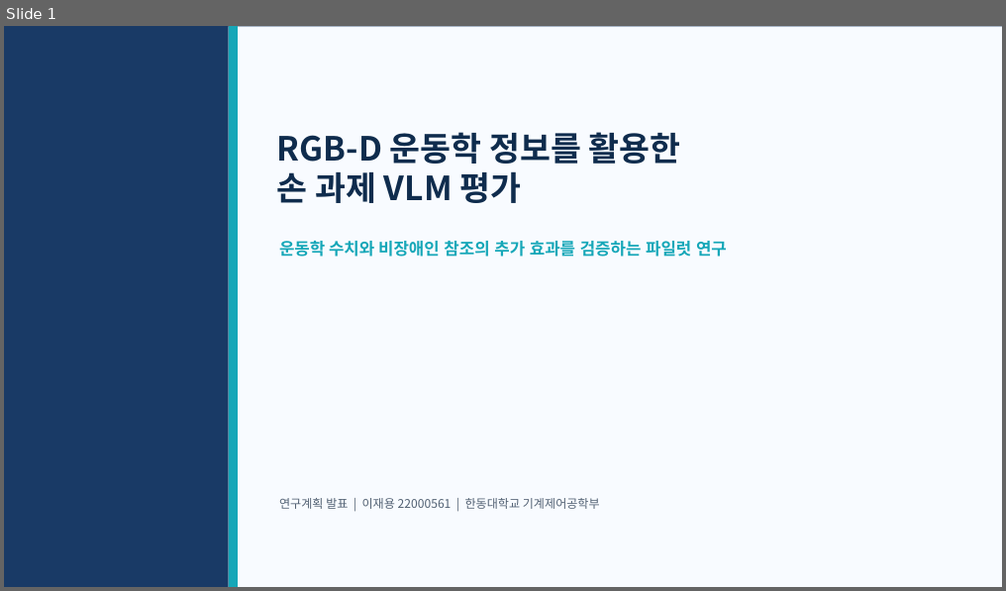
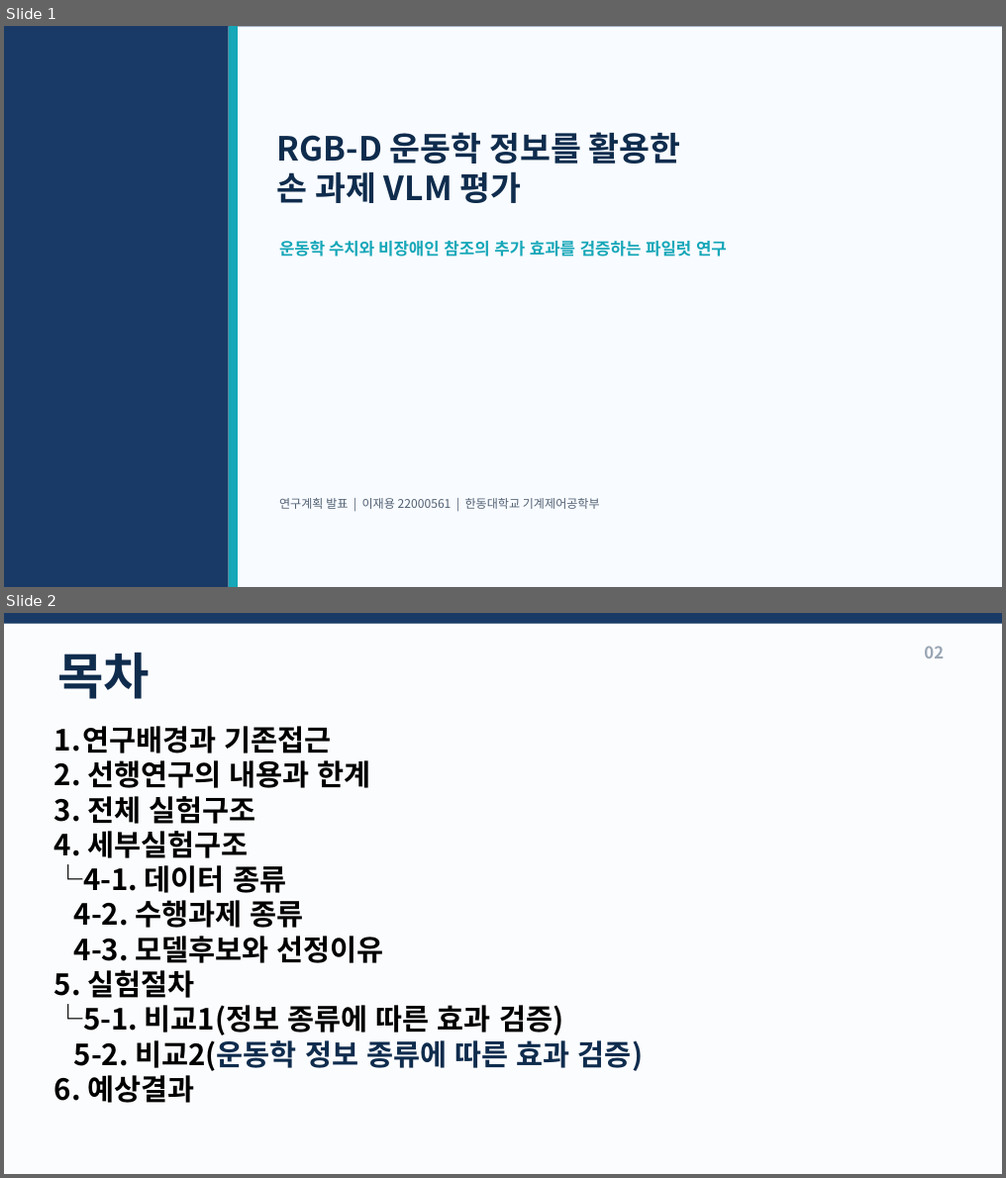
Before and after one commit to passtock/casstone, a slide deck: capstone/손과제_VLM_연구계획_0914.pptx. Shown one above the other, each under a label of ours: slide 1 before the commit, slides 1 and 2 after it. The pictures are 1006x591 and 1006x1178 pixels, drawn with LibreOffice and Linux fonts; fonts in the diff are those of the drawing. Boxes give left, top, right and bottom in pixels: in the first picture for what was removed or moved away, otherwise in the second. Text is boxed around its words. In the diff, an @@ line names an element or a change of style, - is before the commit and + after.

```diff
--- a/capstone/손과제_VLM_연구계획_0914.pptx
+++ b/capstone/손과제_VLM_연구계획_0914.pptx
@@ slide 2 added at (4,613,1002,1174), background #FBFCFE @@
@@ rectangle added at (4,613,1002,624), fill #193A66 @@
@@ text added at (57,653,150,699), 48 pt, text #0F2C4D, bold @@
+목차
@@ text added at (924,646,944,659), 16 pt, text #9AA6B4, bold @@
+02
@@ text added at (54,726,643,1103), 28 pt, text #000000, bold @@
+1. 연구배경과 기존접근
+2. 선행연구의 내용과 한계
+3. 전체 실험구조
+4. 세부실험구조
+└4-1. 데이터 종류
+4-2. 수행과제 종류
+4-3. 모델후보와 선정이유
+5. 실험절차
+└5-1. 비교1(정보 종류에 따른 효과 검증)
+5-2. 비교2(운동학 정보 종류에 따른 효과 검증)
+6. 예상결과
```
Also in this commit, not shown: 6 slides changed, 3 other slides added, 2 slides removed, 4 other files.
